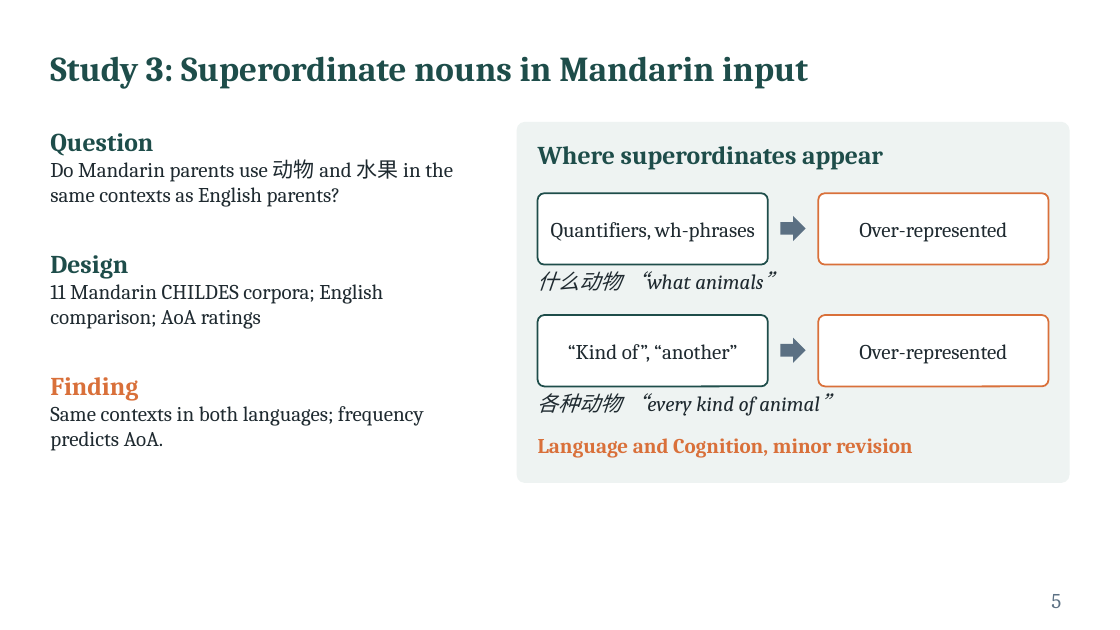
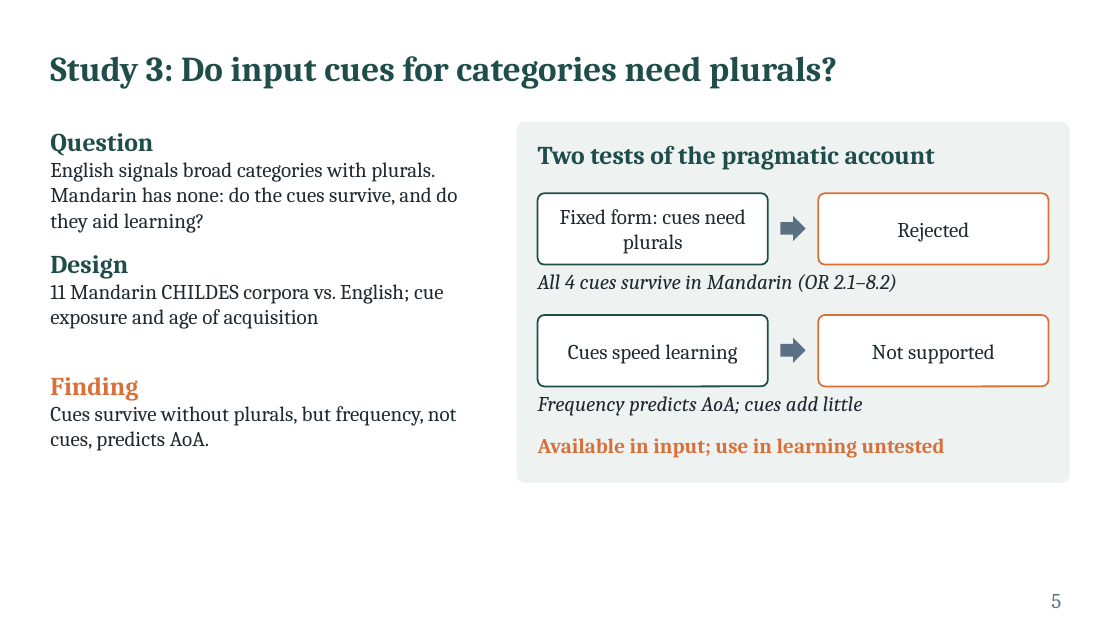
Before and after one commit to xtaoliu/claude, a slide deck: slide 5 of Liu_postdoc_interview_talk.pptx. Drawn at 1120x630 pixels with LibreOffice and Linux fonts; fonts in the diff are those of the drawing. Boxes give left, top, right and bottom in pixels: in the first picture for what was removed or moved away, otherwise in the second. Text is boxed around its words. In the diff, an @@ line names an element or a change of style, - is before the commit and + after.

```diff
--- a/Liu_postdoc_interview_talk.pptx
+++ b/Liu_postdoc_interview_talk.pptx
@@ title at bbox=[50, 56, 837, 88]: text changed @@
-Study 3: Superordinate nouns in Mandarin input
+Study 3: Do input cues for categories need plurals?
@@ text at bbox=[538, 146, 935, 169]: text changed @@
-Where superordinates appear
+Two tests of the pragmatic account
@@ text at bbox=[50, 162, 457, 233]: text changed @@
-Do Mandarin parents use 动物 and 水果 in the same contexts as English parents?
+English signals broad categories with plurals. Mandarin has none: do the cues survive, and do they aid learning?
@@ text at bbox=[560, 209, 746, 254]: text changed @@
-Quantifiers, wh-phrases
+Fixed form: cues need plurals
@@ text at bbox=[897, 222, 969, 242]: text changed @@
-Over-represented
+Rejected
@@ text at bbox=[50, 284, 444, 329]: text changed @@
-11 Mandarin CHILDES corpora; English comparison; AoA ratings
+11 Mandarin CHILDES corpora vs. English; cue exposure and age of acquisition
@@ text at bbox=[538, 274, 898, 292]: text changed @@
-什么动物 “what animals”
+All 4 cues survive in Mandarin (OR 2.1–8.2)
@@ text at bbox=[568, 344, 737, 364]: text changed @@
-“Kind of”, “another”
+Cues speed learning
@@ text at bbox=[872, 344, 995, 364]: text changed @@
-Over-represented
+Not supported
@@ text at bbox=[50, 406, 457, 451]: text changed @@
-Same contexts in both languages; frequency predicts AoA.
+Cues survive without plurals, but frequency, not cues, predicts AoA.
@@ text at bbox=[538, 396, 863, 416]: text changed @@
-各种动物 “every kind of animal”
+Frequency predicts AoA; cues add little
@@ text at bbox=[538, 438, 945, 458]: text changed @@
-Language and Cognition, minor revision
+Available in input; use in learning untested
```
Also in this commit, not shown: 1 other file.
